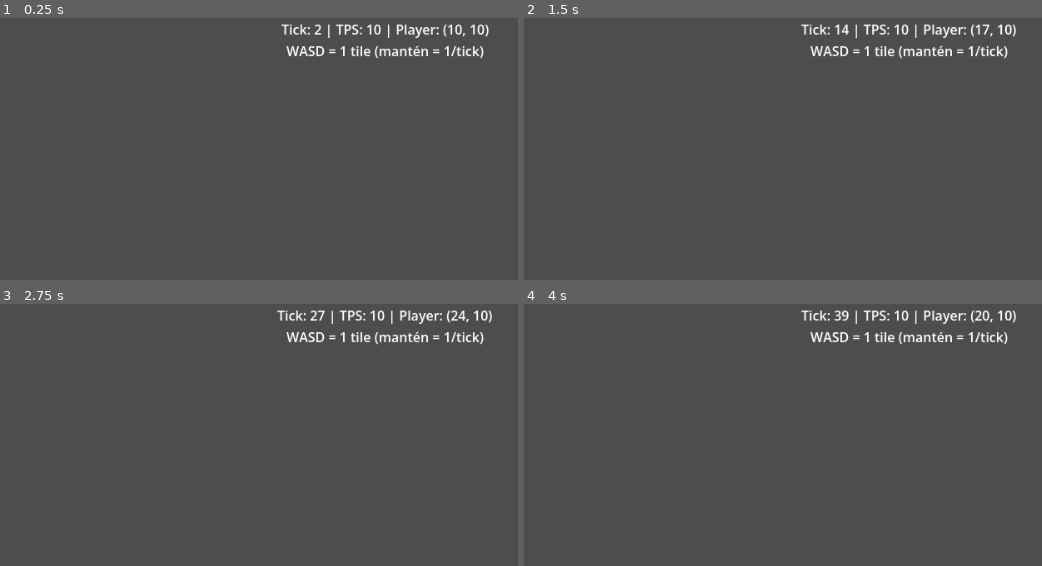
Above: before the commit, frames 1-4 (two rows, left to right).
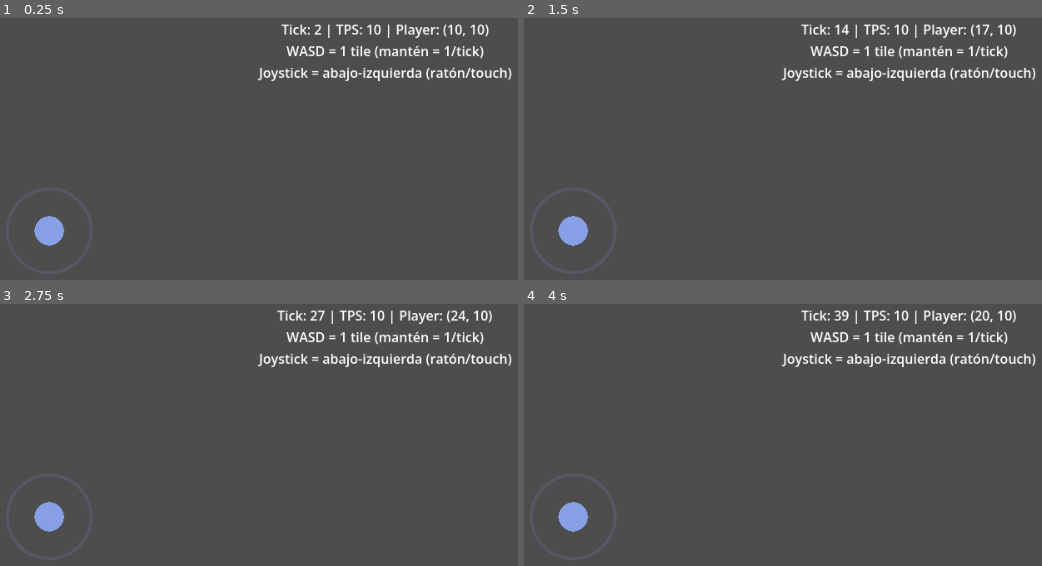
Above: after the commit, the same moments.

Repository: rpglearndev/rpglearn
Game: Godot game, scene res://scenes/debug/tick_debug.tscn
The game is run twice, just before and just after one commit, with the same random seed, the same clock (stepped at 60 frames per second) and the same inputs.
Inputs (mouse positions are in pixels of both pictures, inside the frame that each line leads up to):
- Up to frame 1 (0.25 s): no input
- Up to frame 2 (1.5 s): tap Enter at 0.5 s; move the mouse to (outside the picture) at 0.52 s; hold D 0.53-1.25 s; click (outside the picture) at 0.67 s; tap Space at 1.25 s; drag from (751, 91) to (871, 159) at 1.27 s
- Up to frame 3 (2.75 s): tap Enter at 2 s; move the mouse to (outside the picture) at 2.02 s; hold D from 2.03 s (still down); click (outside the picture) at 2.17 s
- Up to frame 4 (4 s): release D at 2.75 s; tap Space at 2.75 s; drag from (871, 445) to (outside the picture) at 2.77 s; tap Enter at 3.5 s; move the mouse to (outside the picture) at 3.52 s; hold A from 3.53 s (still down); click (outside the picture) at 3.67 s

The runs differ from the first frame. In frame 1, 1.7% of the frame differs, in the area x 1-99%, y 18-98%; in frame 2, 1.7%; in frame 3, 1.7%; in frame 4, 1.7%.

Commit message:
feat(client): visible virtual joystick in tick_debug (US-011)
Co-authored-by: Cursor <cursoragent@cursor.com>

Diff:
--- a/client/godot/scenes/debug/tick_debug.gd
+++ b/client/godot/scenes/debug/tick_debug.gd
@@ -10,6 +10,7 @@
 var _manual_input = null
 
 @onready var _label: Label = $VBox/InfoLabel
+@onready var _joystick: Control = $VirtualJoystick
 
 
 func _ready() -> void:
@@ -17,10 +18,16 @@
 	_manual_input = _ManualTickInput.new()
 	world.set_entity_position(&"player", Vector2i(10, 10))
 	world.tick_processed.connect(_on_tick_processed)
+	if _joystick.has_signal("cardinal_changed"):
+		_joystick.cardinal_changed.connect(_on_joystick_cardinal)
 	_runner = _TickWorldRunner.new()
 	_runner.world = world
 	add_child(_runner)
 	_refresh()
+
+
+func _on_joystick_cardinal(dir: Vector2i) -> void:
+	_manual_input.set_joystick_cardinal(world, &"player", dir)
 
 
 func _on_tick_processed(_tick_index: int) -> void:
@@ -30,7 +37,7 @@
 
 func _refresh() -> void:
 	var pos: Vector2i = world.get_entity_position(&"player")
-	_label.text = "Tick: %d | TPS: %d | Player: (%d, %d)\nWASD = 1 tile (mantén = 1/tick)" % [
+	_label.text = "Tick: %d | TPS: %d | Player: (%d, %d)\nWASD = 1 tile (mantén = 1/tick)\nJoystick = abajo-izquierda (ratón/touch)" % [
 		world.tick_index,
 		world.ticks_per_second,
 		pos.x,
--- a/client/godot/scenes/debug/tick_debug.tscn
+++ b/client/godot/scenes/debug/tick_debug.tscn
@@ -1,6 +1,7 @@
-[gd_scene load_steps=2 format=3 uid="uid://tick_debug_scene"]
+[gd_scene load_steps=3 format=3 uid="uid://tick_debug_scene"]
 
 [ext_resource type="Script" path="res://scenes/debug/tick_debug.gd" id="1_script"]
+[ext_resource type="Script" path="res://scripts/input/virtual_joystick_control.gd" id="2_joy"]
 
 [node name="TickDebug" type="Control"]
 layout_mode = 3
@@ -29,3 +30,19 @@
 layout_mode = 2
 text = "Tick debug"
 horizontal_alignment = 1
+
+[node name="VirtualJoystick" type="Control" parent="."]
+custom_minimum_size = Vector2(120, 120)
+layout_mode = 1
+anchors_preset = 3
+anchor_left = 0.0
+anchor_top = 1.0
+anchor_right = 0.0
+anchor_bottom = 1.0
+offset_left = 16.0
+offset_top = -136.0
+offset_right = 136.0
+offset_bottom = -16.0
+grow_vertical = 0
+mouse_filter = 0
+script = ExtResource("2_joy")
--- a/client/godot/scripts/input/manual_tick_input.gd
+++ b/client/godot/scripts/input/manual_tick_input.gd
@@ -6,7 +6,7 @@
 
 var _keyboard_held: Vector2i = Vector2i.ZERO
 
-## Stub joystick móvil: cardinal normalizado por UI; si no es ZERO tiene prioridad tras teclado.
+## Joystick: cardinal expuesto por UI (`VirtualJoystick`) o tests; teclado tiene prioridad si hay tecla pulsada.
 var joystick_cardinal: Vector2i = Vector2i.ZERO
 
 
@@ -42,6 +42,18 @@
 		world.enqueue_action(_GameAction.move(entity_id, dir))
 
 
+func set_joystick_cardinal(world, entity_id: StringName, cardinal: Vector2i) -> void:
+	## UI del joystick: al cambiar dirección o soltar, prioridad manual (cola).
+	if cardinal == joystick_cardinal:
+		return
+	joystick_cardinal = cardinal
+	if cardinal == Vector2i.ZERO:
+		world.clear_action_queue()
+		return
+	world.clear_action_queue()
+	world.enqueue_action(_GameAction.move(entity_id, cardinal))
+
+
 static func _keycode_to_direction(keycode: int) -> Vector2i:
 	match keycode:
 		KEY_W, KEY_UP:
--- /dev/null
+++ b/client/godot/scripts/input/virtual_joystick_control.gd
@@ -0,0 +1,86 @@
+extends Control
+## Joystick virtual mínimo (touch + ratón). Emite dirección cardinal N/S/E/W o ZERO al soltar.
+
+signal cardinal_changed(cardinal: Vector2i)
+
+const _DEAD_PX := 14.0
+const _MAX_KNOB_PX := 38.0
+
+var _touch_index: int = -1
+var _mouse_captured: bool = false
+var _knob_offset: Vector2 = Vector2.ZERO
+var _last_cardinal: Vector2i = Vector2i.ZERO
+
+
+func _gui_input(event: InputEvent) -> void:
+	if event is InputEventScreenTouch:
+		var st := event as InputEventScreenTouch
+		if st.pressed:
+			_touch_index = st.index
+			_update_from_local(st.position)
+		else:
+			if st.index == _touch_index:
+				_touch_index = -1
+				_release()
+		accept_event()
+	elif event is InputEventScreenDrag:
+		var sd := event as InputEventScreenDrag
+		if sd.index == _touch_index:
+			_update_from_local(sd.position)
+			accept_event()
+	elif event is InputEventMouseButton:
+		var mb := event as InputEventMouseButton
+		if mb.button_index == MOUSE_BUTTON_LEFT:
+			if mb.pressed:
+				_mouse_captured = true
+				_update_from_local(mb.position)
+			else:
+				if _mouse_captured:
+					_mouse_captured = false
+					_release()
+			accept_event()
+	elif event is InputEventMouseMotion and _mouse_captured:
+		_update_from_local(event.position)
+		accept_event()
+
+
+func _release() -> void:
+	_knob_offset = Vector2.ZERO
+	_emit_cardinal(Vector2i.ZERO)
+
+
+func _update_from_local(local_pos: Vector2) -> void:
+	var center := size * 0.5
+	var delta := local_pos - center
+	var len := delta.length()
+	if len < _DEAD_PX:
+		_knob_offset = Vector2.ZERO
+		_emit_cardinal(Vector2i.ZERO)
+		return
+	var dir := delta / len
+	var extent := minf(_MAX_KNOB_PX, len)
+	_knob_offset = dir * extent
+	_emit_cardinal(_vector_to_cardinal(dir))
+
+
+func _emit_cardinal(c: Vector2i) -> void:
+	if c == _last_cardinal:
+		queue_redraw()
+		return
+	_last_cardinal = c
+	cardinal_changed.emit(c)
+	queue_redraw()
+
+
+func _vector_to_cardinal(v: Vector2) -> Vector2i:
+	if absf(v.x) >= absf(v.y):
+		return Vector2i.RIGHT if v.x > 0.0 else Vector2i.LEFT
+	return Vector2i.DOWN if v.y > 0.0 else Vector2i.UP
+
+
+func _draw() -> void:
+	var center := size * 0.5
+	var radius := mini(size.x, size.y) * 0.42
+	draw_arc(center, radius, 0.0, TAU, 48, Color(0.35, 0.35, 0.42, 0.85), 2.5, true)
+	var knob_radius := minf(radius * 0.35, 18.0)
+	draw_circle(center + _knob_offset, knob_radius, Color(0.55, 0.65, 0.95, 0.92))
--- a/client/godot/tests/unit/test_manual_tick_input.gd
+++ b/client/godot/tests/unit/test_manual_tick_input.gd
@@ -12,6 +12,7 @@
 	_test_key_press_clears_bot_queue_and_moves()
 	_test_hold_one_tile_per_tick()
 	_test_joystick_stub_when_no_keyboard_hold()
+	_test_joystick_clears_bot_queue()
 	return _failures
 
 
@@ -68,10 +69,25 @@
 	var world := TickWorld.new()
 	world.set_entity_position(&"player", Vector2i(0, 0))
 	var manual := ManualTickInput.new()
-	manual.joystick_cardinal = Vector2i.DOWN
+	manual.set_joystick_cardinal(world, &"player", Vector2i.DOWN)
 	_simulate_tick(world, manual)
-	_assert_eq(world.get_entity_position(&"player"), Vector2i(0, 0), "joystick: first tick only fills queue")
+	_assert_eq(world.get_entity_position(&"player"), Vector2i(0, 1), "joystick: first tick moves")
 	_simulate_tick(world, manual)
-	_assert_eq(world.get_entity_position(&"player"), Vector2i(0, 1), "joystick down")
+	_assert_eq(world.get_entity_position(&"player"), Vector2i(0, 2), "joystick hold")
 	_simulate_tick(world, manual)
-	_assert_eq(world.get_entity_position(&"player"), Vector2i(0, 2), "joystick continued")
+	_assert_eq(world.get_entity_position(&"player"), Vector2i(0, 3), "joystick continued")
+	manual.set_joystick_cardinal(world, &"player", Vector2i.ZERO)
+	_simulate_tick(world, manual)
+	_assert_eq(world.get_entity_position(&"player"), Vector2i(0, 3), "release clears stick intent")
+
+
+func _test_joystick_clears_bot_queue() -> void:
+	var world := TickWorld.new()
+	world.set_entity_position(&"player", Vector2i(2, 2))
+	world.enqueue_action(GameAction.move(&"player", Vector2i.RIGHT))
+	world.enqueue_action(GameAction.move(&"player", Vector2i.RIGHT))
+	var manual := ManualTickInput.new()
+	manual.set_joystick_cardinal(world, &"player", Vector2i.UP)
+	_assert_eq(world.pending_action_count(), 1, "joystick clears bot queue")
+	world.step()
+	_assert_eq(world.get_entity_position(&"player"), Vector2i(2, 1), "stick direction applied")
Not shown, added: client/godot/scripts/input/manual_tick_input.gd.uid
Not shown, added: client/godot/tests/unit/test_manual_tick_input.gd.uid
Not shown, changed: client/godot/README.md
